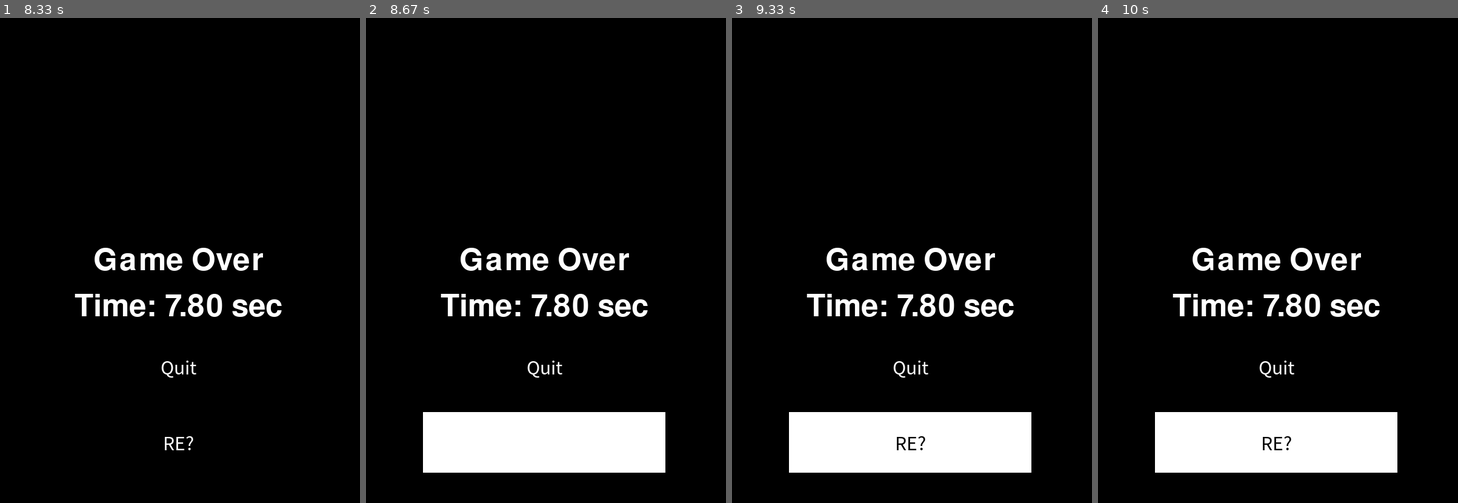
Above: before the commit, frames 1-4 (left to right).
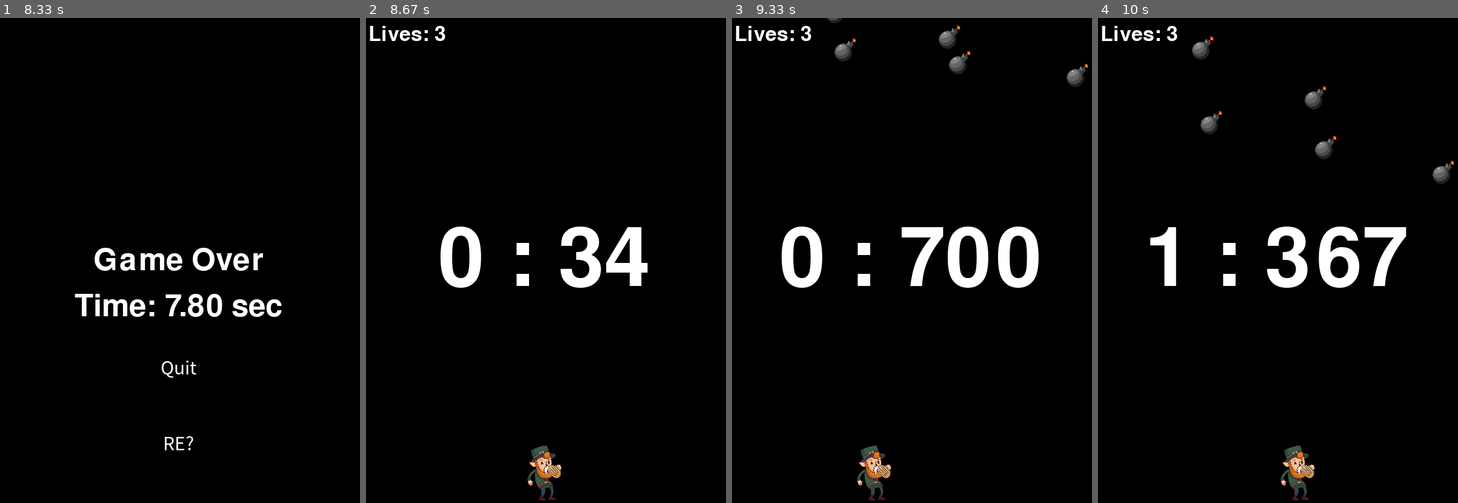
Above: after the commit, the same moments.

Repository: SKHU-OSS-2024-2/pygame-delta-avoiding-bomb
Game: pygame game, started from bomb_game/bomb_game.py
Same seed, same stepped clock (60 frames per second), same inputs: the game is played once before the commit and once after it.
Inputs (mouse positions are in pixels of both pictures, inside the frame that each line leads up to):
- Up to frame 1 (8.33 s): click "START" at 0.38 s; hold Right 0.67-1.13 s; move the mouse to (165, 279) at 0.7 s; hold Right 1.17-1.63 s; hold Left 1.67-2.2 s; hold Left 2.23-2.63 s; hold Right 2.67-3.3 s; hold Left 3.33-3.8 s; hold Right 3.83-4.3 s; hold Right 4.33-4.8 s; hold Left 4.83-5.37 s; hold Left 5.4-5.8 s; hold Right 5.83-6.47 s; hold Left 6.5-6.97 s; hold Right 7-7.47 s; hold Right 7.5-7.97 s
- Up to frame 2 (8.67 s): click "RE?" at 8.62 s
- Up to frame 3 (9.33 s): hold Left 8.9-9.3 s
- Up to frame 4 (10 s): hold Right 9.33-9.97 s

Frame 1 is identical in both runs. In frame 2, 13% of the frame differs, in the area x 1-84%, y 1-100%; in frame 3, 15%, in the area x 1-100%, y 0-100%; in frame 4, 14%.

Commit message:
Feat : 재시작 버튼에 기능 추가

Diff:
--- a/bomb_game/bomb_game.py
+++ b/bomb_game/bomb_game.py
@@ -165,6 +165,8 @@
             if endBtn == True:
                 return pygame.quit()
             reBtn=button("RE?", 100,650,400,100,action=True,fcolor=WHITE)
+            if reBtn == True:
+                return runGame()
 
             pygame.display.update()
 
